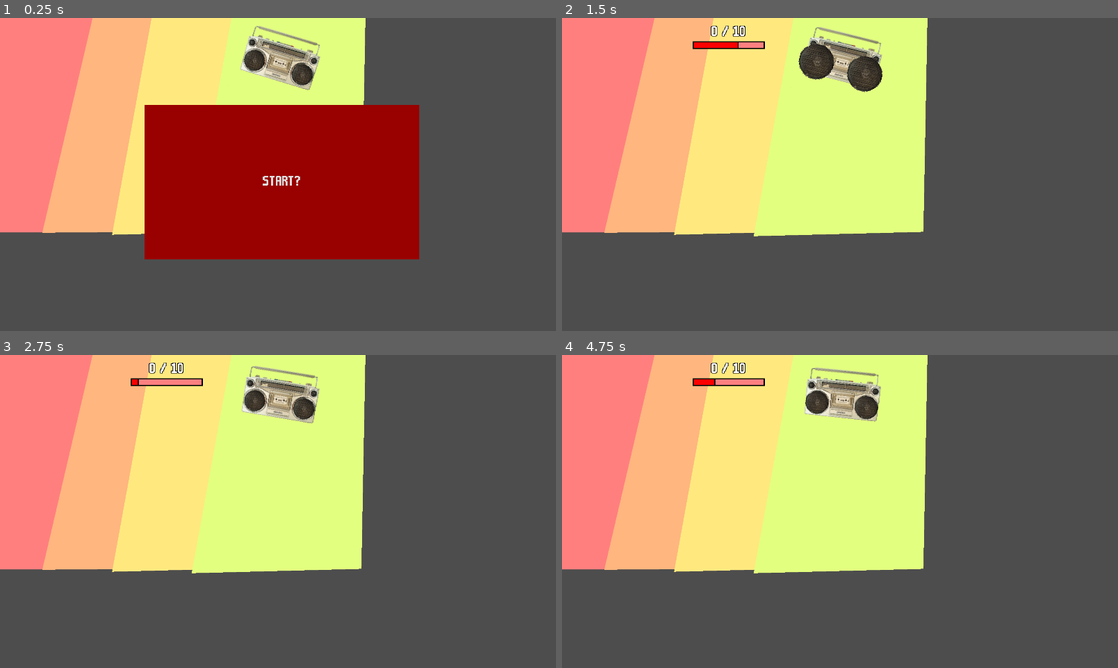
Above: before the commit, frames 1-4 (two rows, left to right).
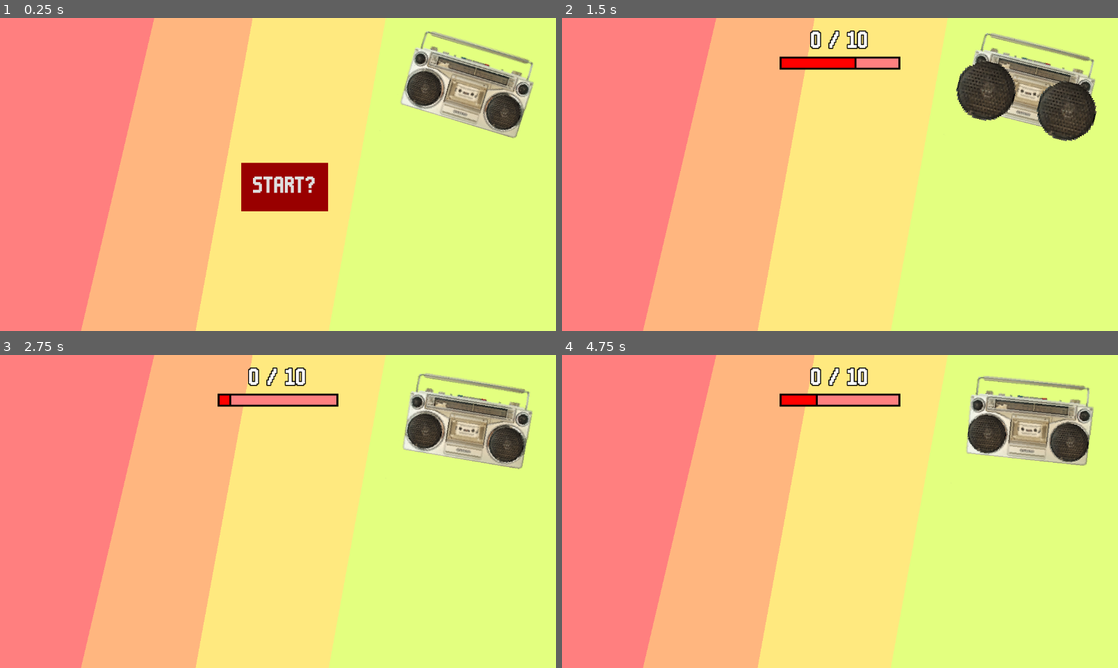
Above: after the commit, the same moments.

Repository: LiranDat/Spitandspell
Game: Godot game, scene res://scenes/main/main.tscn
Same seed, same stepped clock (60 frames per second), same inputs: the game is played once before the commit and once after it.
Inputs (mouse positions are in pixels of both pictures, inside the frame that each line leads up to):
- Up to frame 1 (0.25 s): no input
- Up to frame 2 (1.5 s): click "START?" at 0.5 s; move the mouse to (840, 174) at 1.27 s; click (840, 174) at 1.42 s
- Up to frame 3 (2.75 s): move the mouse to (166, 527) at 2.02 s; click (166, 527) at 2.17 s
- Up to frame 4 (4.75 s): move the mouse to (895, 442) at 2.77 s; click (895, 442) at 2.92 s; move the mouse to (845, 498) at 3.52 s; click (845, 498) at 3.67 s; move the mouse to (851, 480) at 4.27 s; click (851, 480) at 4.42 s

The runs differ from the first frame. In frame 1, 89% of the frame differs, in the area x 0-100%, y 0-100%; in frame 2, 90%; in frame 3, 90%; in frame 4, 90%.
Error in both runs: Invalid access of index '0' on a base object of type: 'PackedStringArray'. (res://scenes/lyrics/lyrics.gd:24)

Commit message:
fenstergröße

Diff:
--- a/project.godot
+++ b/project.godot
@@ -21,10 +21,10 @@
 
 [display]
 
-window/size/viewport_width=1920
-window/size/viewport_height=1080
 window/size/resizable=false
 window/stretch/mode="canvas_items"
+window/stretch/aspect="expand"
+window/stretch/scale=1.5
 window/stretch/scale_mode="integer"
 
 [global_group]
